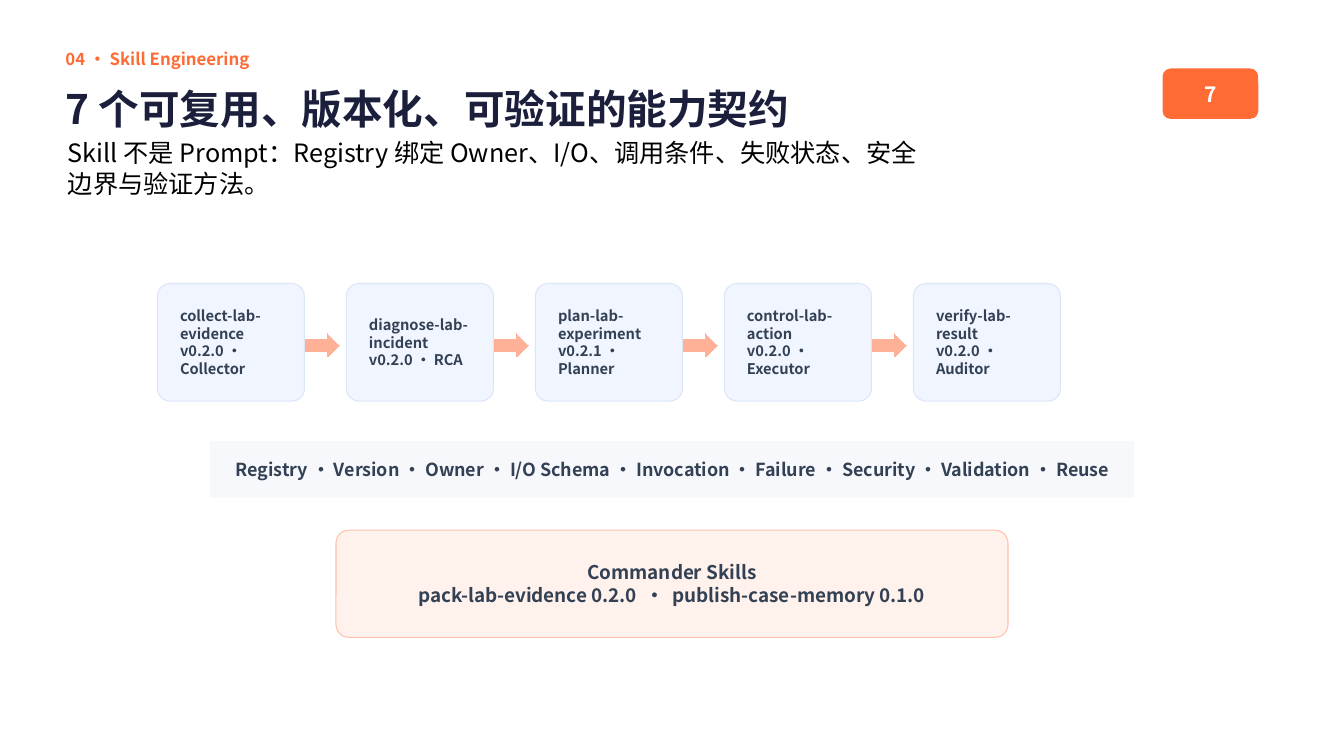
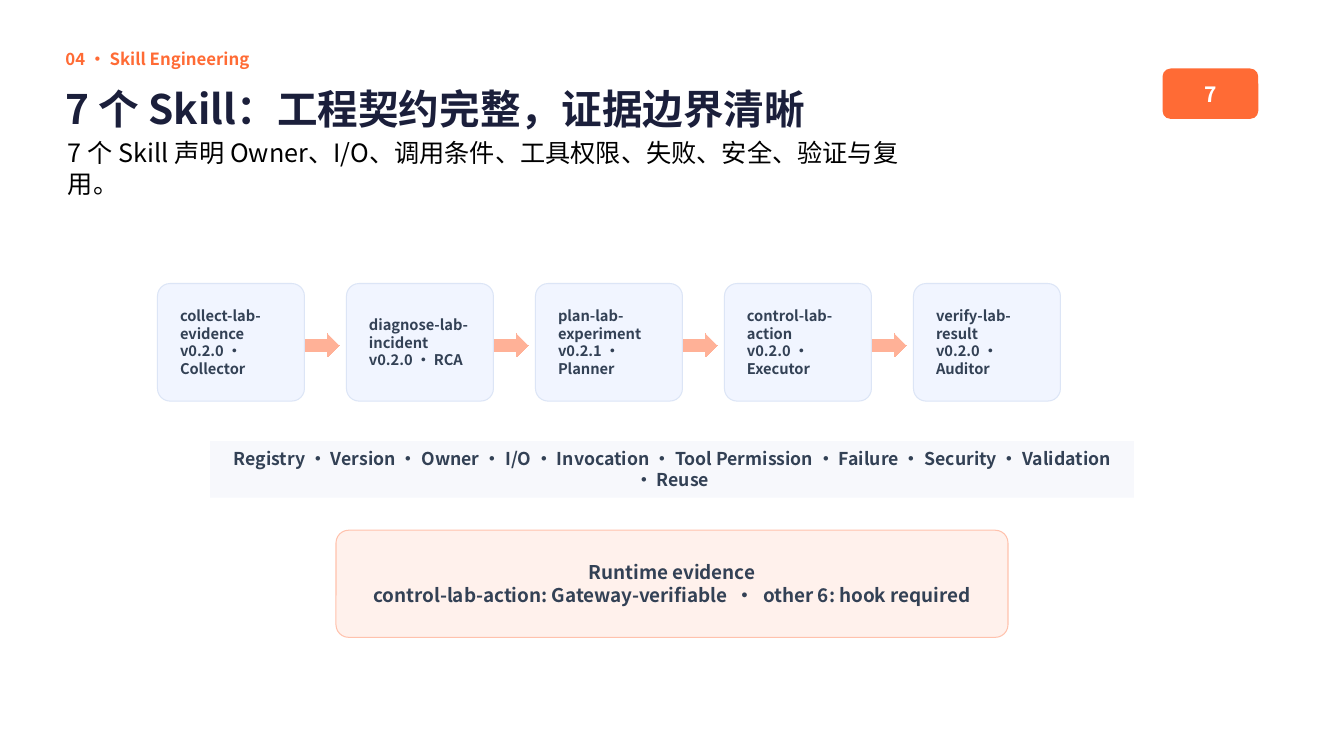
Before and after one commit to JAKIIC/LabOps-Guard, a slide deck: slide 6 of submission/LabOps-Guard-GOAI-复赛方案-v1.0-rc1.pptx. Drawn at 1344x756 pixels with LibreOffice and Linux fonts; fonts in the diff are those of the drawing. Boxes give left, top, right and bottom in pixels: in the first picture for what was removed or moved away, otherwise in the second. Text is boxed around its words. In the diff, an @@ line names an element or a change of style, - is before the commit and + after.

```diff
--- a/submission/LabOps-Guard-GOAI-复赛方案-v1.0-rc1.pptx
+++ b/submission/LabOps-Guard-GOAI-复赛方案-v1.0-rc1.pptx
@@ text at <box>65,89,806,130</box>: text changed @@
-7 个可复用、版本化、可验证的能力契约
+7 个 Skill：工程契约完整，证据边界清晰
@@ text at <box>68,140,898,195</box>: text changed @@
-Skill 不是 Prompt：Registry 绑定 Owner、I/O、调用条件、失败状态、安全边界与验证方法。
+7 个 Skill 声明 Owner、I/O、调用条件、工具权限、失败、安全、验证与复用。
@@ text in rectangle at <box>234,450,1111,486</box>: text changed; size 12.8 to 12.5 pt @@
-Registry · Version · Owner · I/O Schema · Invocation · Failure · Security · Validation · Reuse
+Registry · Version · Owner · I/O · Invocation · Tool Permission · Failure · Security · Validation · Reuse
@@ text in rounded rectangle at <box>373,564,971,606</box>: text changed @@
-Commander Skills
-pack-lab-evidence 0.2.0 · publish-case-memory 0.1.0
+Runtime evidence
+control-lab-action: Gateway-verifiable · other 6: hook required
```
Also in this commit, not shown: 6 other slides changed, 13 other files.
